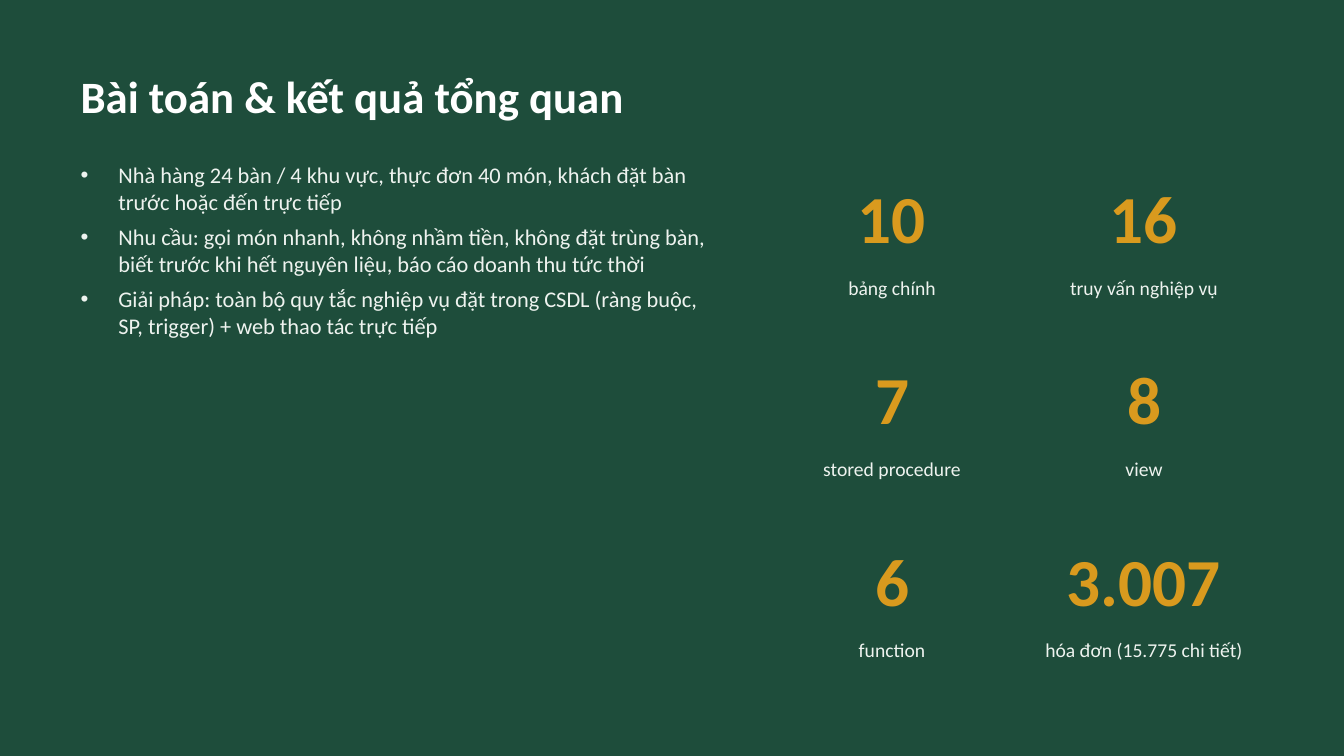
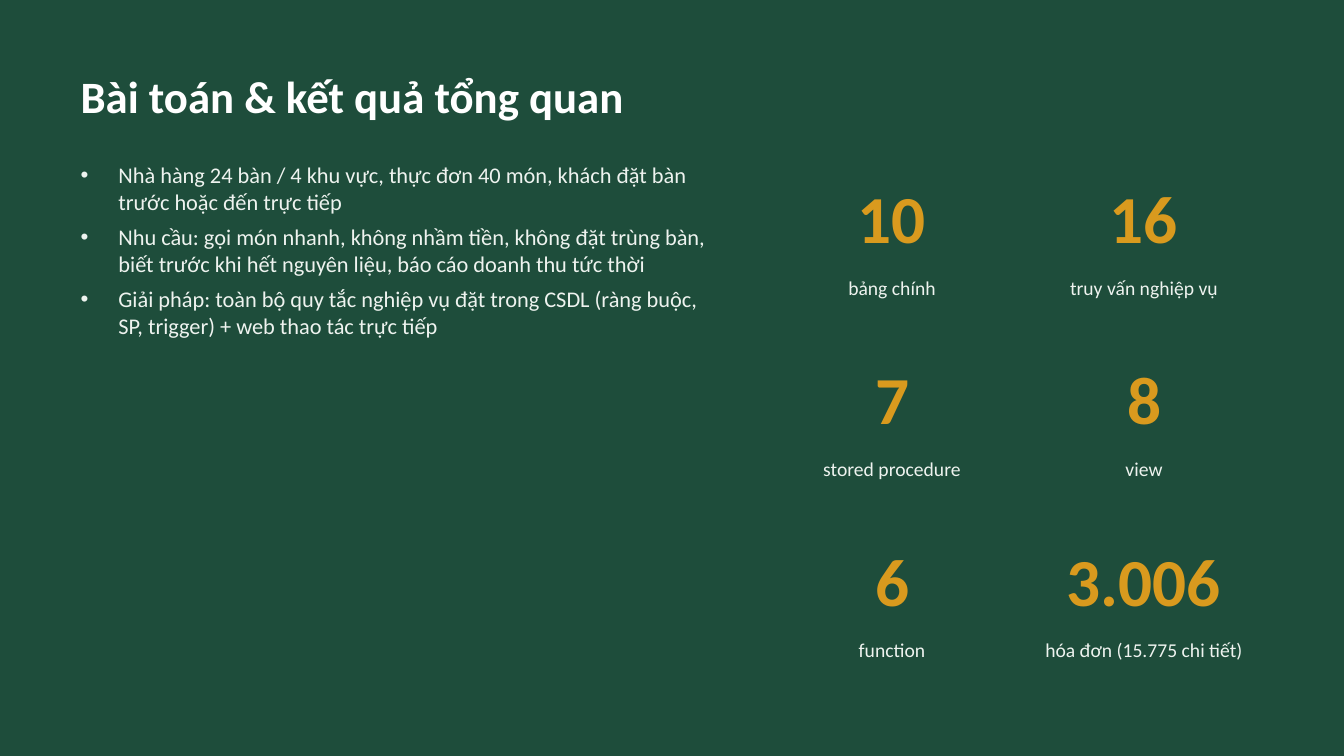
Before and after one commit to segg12345/holymoly, a slide deck: slide 2 of slides/Slides_QuanLyNhaHang.pptx. Drawn at 1344x756 pixels with LibreOffice and Linux fonts; fonts in the diff are those of the drawing. Boxes give left, top, right and bottom in pixels: in the first picture for what was removed or moved away, otherwise in the second. Text is boxed around its words. In the diff, an @@ line names an element or a change of style, - is before the commit and + after.

```diff
--- a/slides/Slides_QuanLyNhaHang.pptx
+++ b/slides/Slides_QuanLyNhaHang.pptx
@@ text at box(1067, 560, 1221, 607): text changed @@
-3.007
+3.006
```
Also in this commit, not shown: 1 other slide changed, 10 other files.
